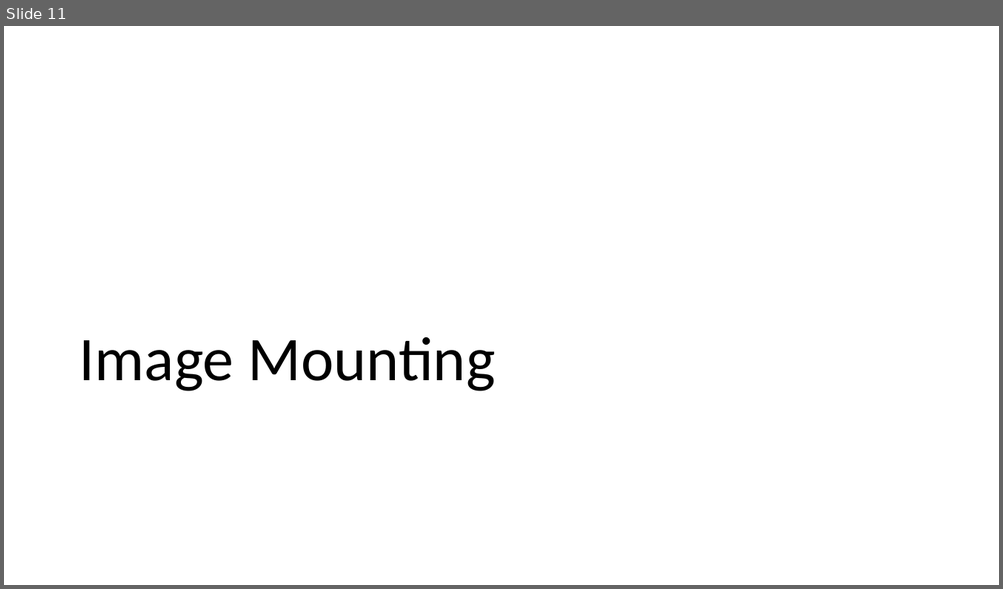
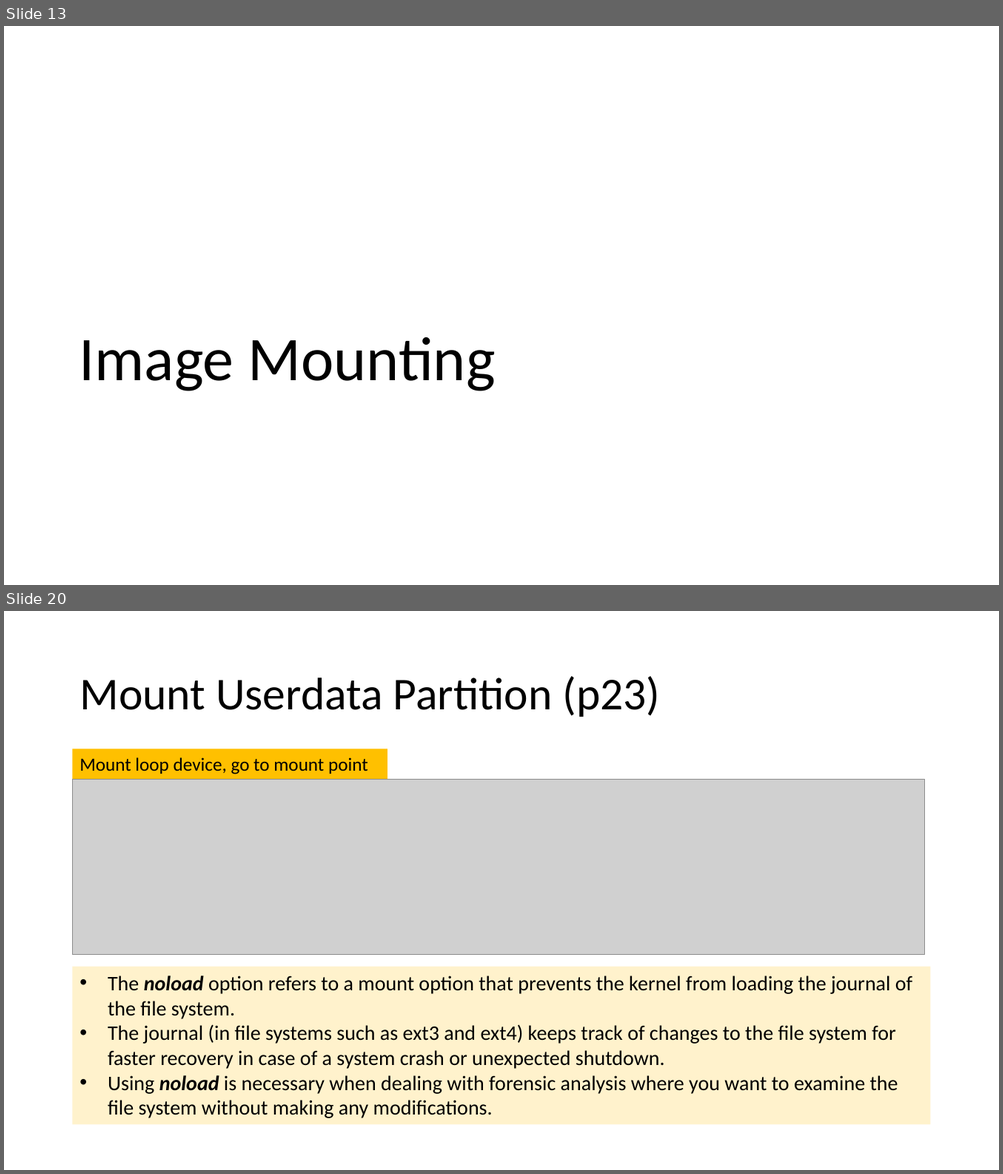
Before and after one commit to frankwxu/digital-forensics-lab, a slide deck: Echo_Device/ppts/3_Image_Acquisition_and_Mounting.pptx. Shown one above the other, each under a label of ours: slide 11 before the commit, slides 13 and 20 after it; the slides between them are not shown. The pictures are 1003x589 and 1003x1174 pixels, drawn with LibreOffice and Linux fonts; fonts in the diff are those of the drawing; grey boxes stand for pictures; background and template pictures are left out. Boxes give left, top, right and bottom in pixels: in the first picture for what was removed or moved away, otherwise in the second. Text is boxed around its words. In the diff, an @@ line names an element or a change of style, - is before the commit and + after.

```diff
--- a/Echo_Device/ppts/3_Image_Acquisition_and_Mounting.pptx
+++ b/Echo_Device/ppts/3_Image_Acquisition_and_Mounting.pptx
@@ slide 20 added at <box>4,611,999,1170</box>, background #FFFFFF @@
@@ title added at <box>79,676,660,717</box>, 44 pt, text #000000 @@
+Mount Userdata Partition (p23)
@@ rectangle added at <box>73,749,387,779</box>, fill #FFC000, 18 pt, text #000000 @@
+Mount loop device, go to mount point
@@ picture added at <box>73,779,925,955</box> @@
@@ rectangle added at <box>73,967,930,1125</box>, fill #FFF2CC, 20 pt, text #000000 @@
+• The noload option refers to a mount option that prevents the kernel from loading the journal of the file system.
+• The journal (in file systems such as ext3 and ext4) keeps track of changes to the file system for faster recovery in case of a system crash or unexpected shutdown.
+• Using noload is necessary when dealing with forensic analysis where you want to examine the file system without making any modifications.
@@ what was slide 11 is now slide 13 @@
```
Also in this commit, not shown: 10 slides changed, 4 other slides added, 1 slide removed, 3 other files.
